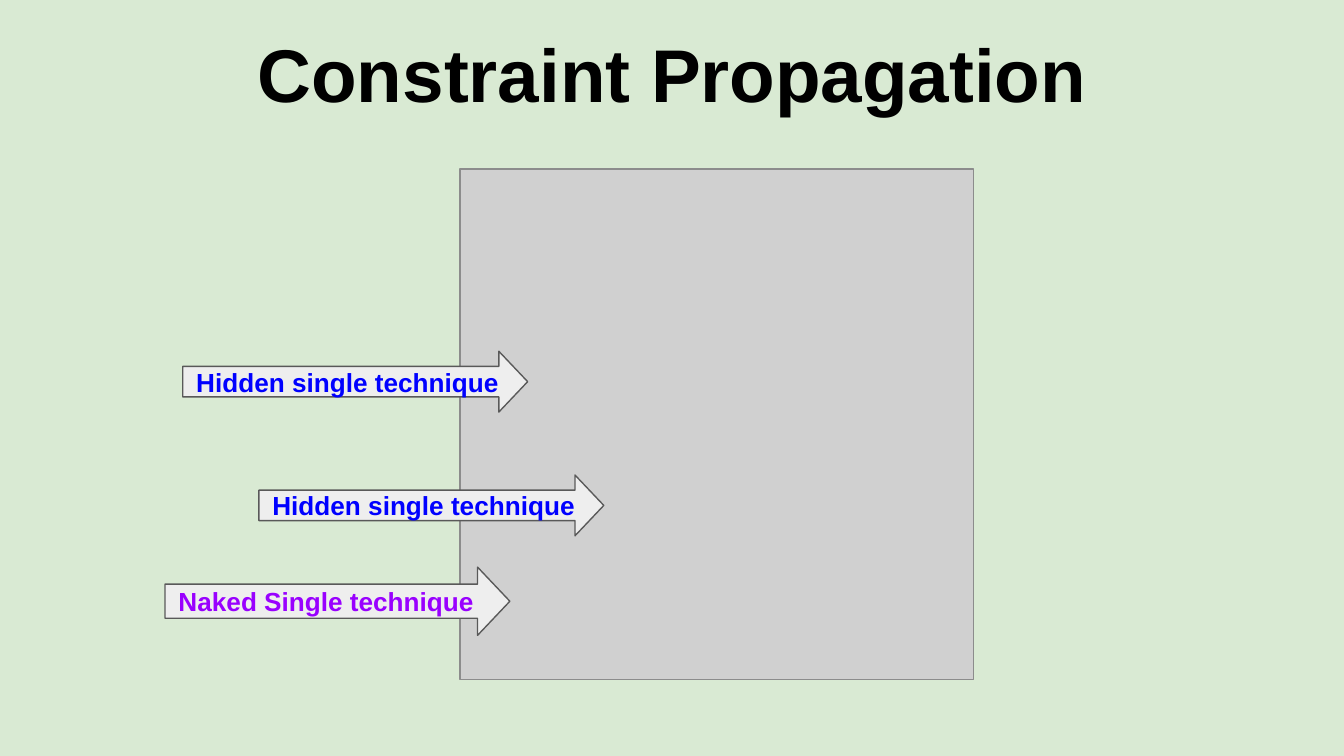
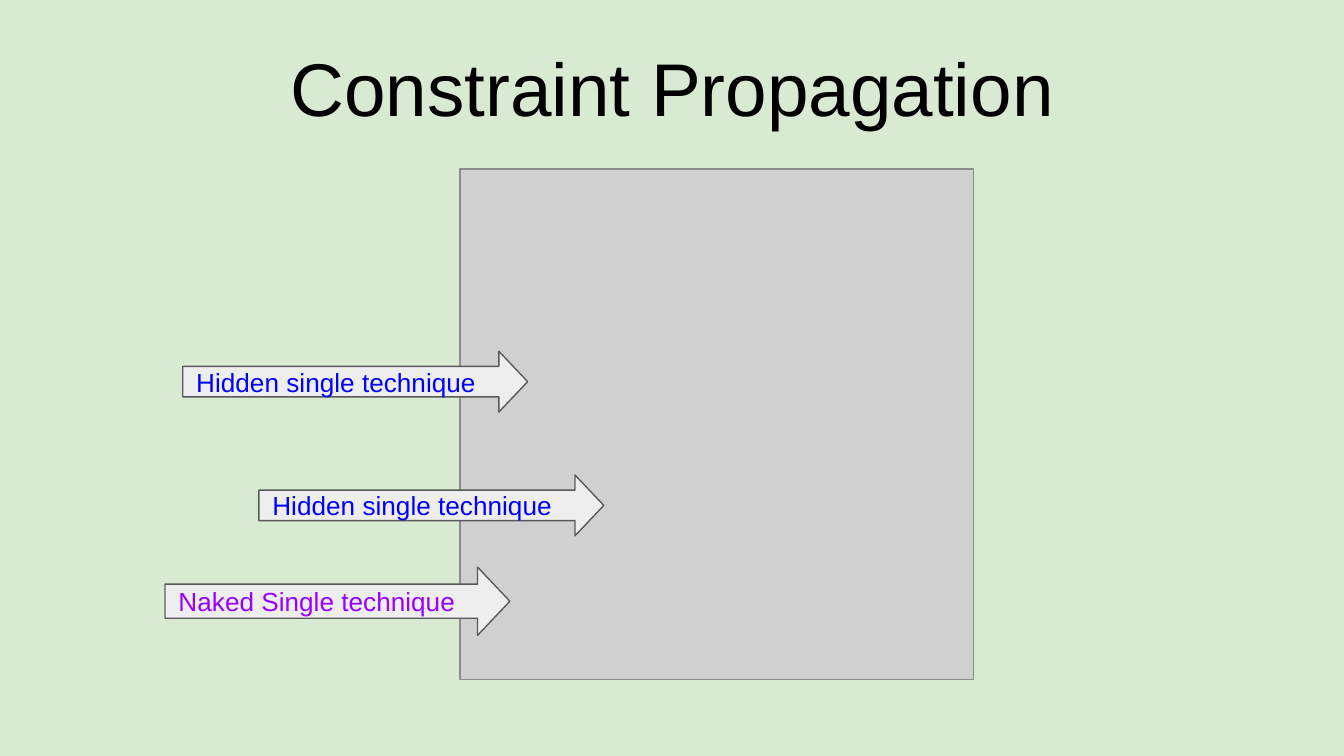
Before and after one commit to jcushing1/Example-Projects, a slide deck: slide 10 of sudoku.pptx. Drawn at 1344x756 pixels with LibreOffice and Linux fonts; fonts in the diff are those of the drawing; grey boxes stand for pictures. Boxes give left, top, right and bottom in pixels: in the first picture for what was removed or moved away, otherwise in the second. Text is boxed around its words. In the diff, an @@ line names an element or a change of style, - is before the commit and + after.

```diff
--- a/sudoku.pptx
+++ b/sudoku.pptx
@@ title "Constraint Propagation" at <box>290,62,1053,130</box>: bold off @@
@@ text "Hidden single technique": place and size @@
-text "Hidden single technique" at <box>183,351,528,411</box>
+text "Hidden single technique" at <box>196,373,475,397</box>
@@ right arrow added at <box>183,351,528,411</box>, fill #EEEEEE, outline #595959 0.75 pt @@
@@ text "Hidden single technique": place and size @@
-text "Hidden single technique" at <box>259,474,605,535</box>
+text "Hidden single technique" at <box>272,496,551,521</box>
@@ right arrow added at <box>259,474,605,535</box>, fill #EEEEEE, outline #595959 0.75 pt @@
@@ right arrow added at <box>165,567,511,636</box>, fill #EEEEEE, outline #595959 0.75 pt @@
@@ bold off; fill #EEEEEE to none; outline #595959 0.75 pt to none in 3 elements at <box>196,373,475,397</box>, <box>272,496,551,521</box>, <box>178,592,454,617</box> @@
@@ text "Naked Single technique": place and size @@
-text "Naked Single technique" at <box>165,567,511,636</box>
+text "Naked Single technique" at <box>178,592,454,617</box>
```
Also in this commit, not shown: 18 other slides changed.
